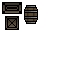
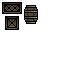
Two versions of the same layered image (81x76). Layer-by-layer changes:
renamed "Layer 6" to "Layer 8", painted on it over [3, 3, 21, 13]
